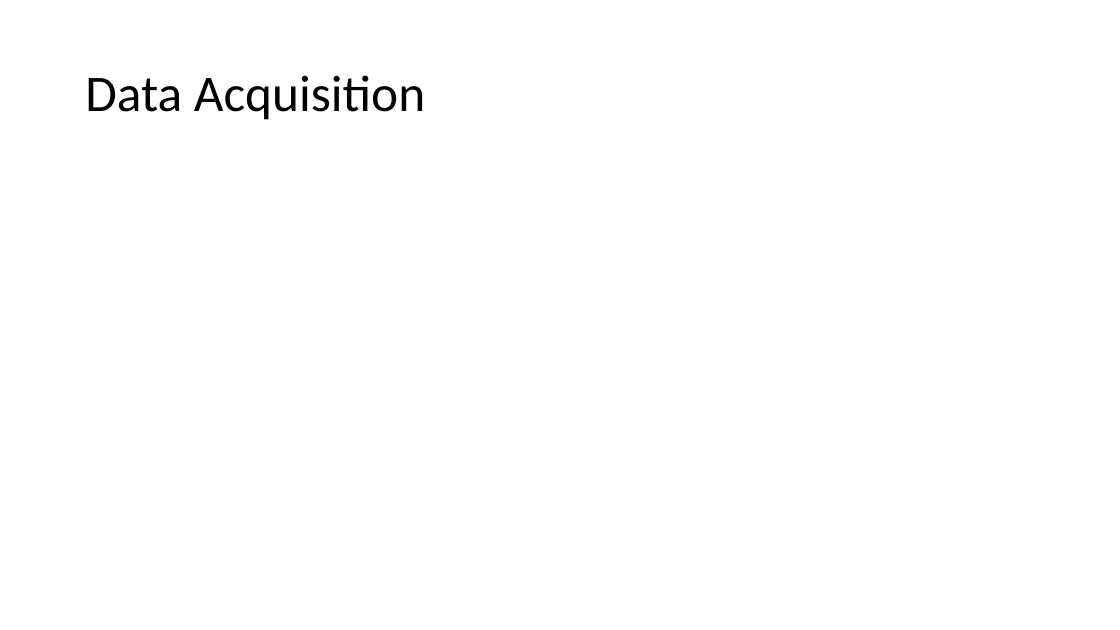
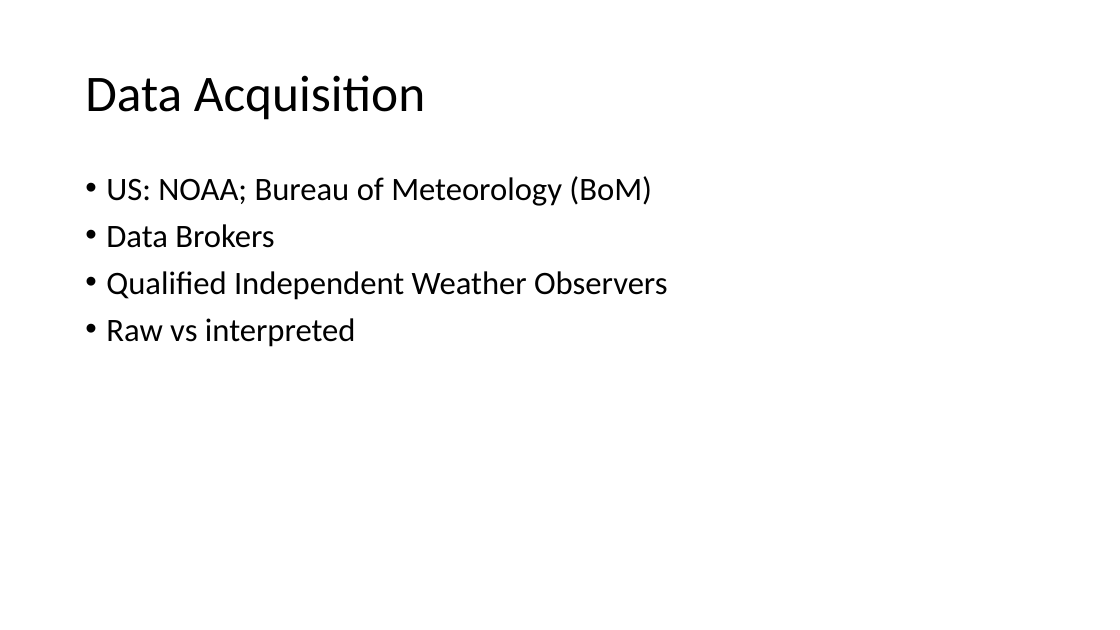
Before and after one commit to billinkc/presentations, a slide deck: slide 5 of IntegratingWeatherData/IntegratingWeatherData.pptx (slide 4 before the commit). Drawn at 1120x630 pixels with LibreOffice and Linux fonts; fonts in the diff are those of the drawing. Boxes give left, top, right and bottom in pixels: in the first picture for what was removed or moved away, otherwise in the second. Text is boxed around its words. In the diff, an @@ line names an element or a change of style, - is before the commit and + after.

```diff
--- a/IntegratingWeatherData/IntegratingWeatherData.pptx
+++ b/IntegratingWeatherData/IntegratingWeatherData.pptx
@@ text added at (106, 176, 667, 347), 28 pt, text #000000 @@
+• US: NOAA; Bureau of Meteorology (BoM)
+• Data Brokers
+• Qualified Independent Weather Observers
+• Raw vs interpreted
```
Also in this commit, not shown: 2 other slides changed, 4 slides added, 1 slide removed.
